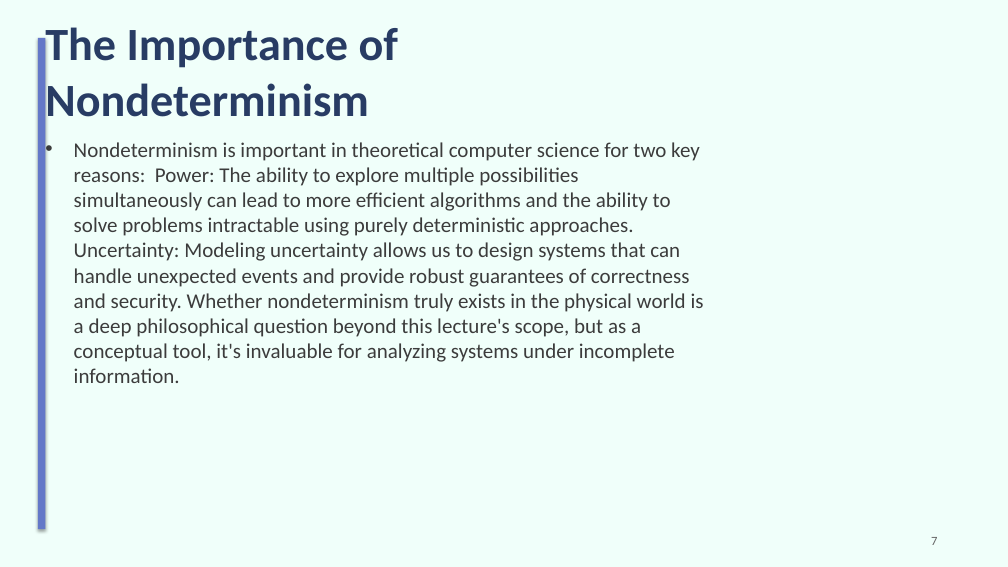
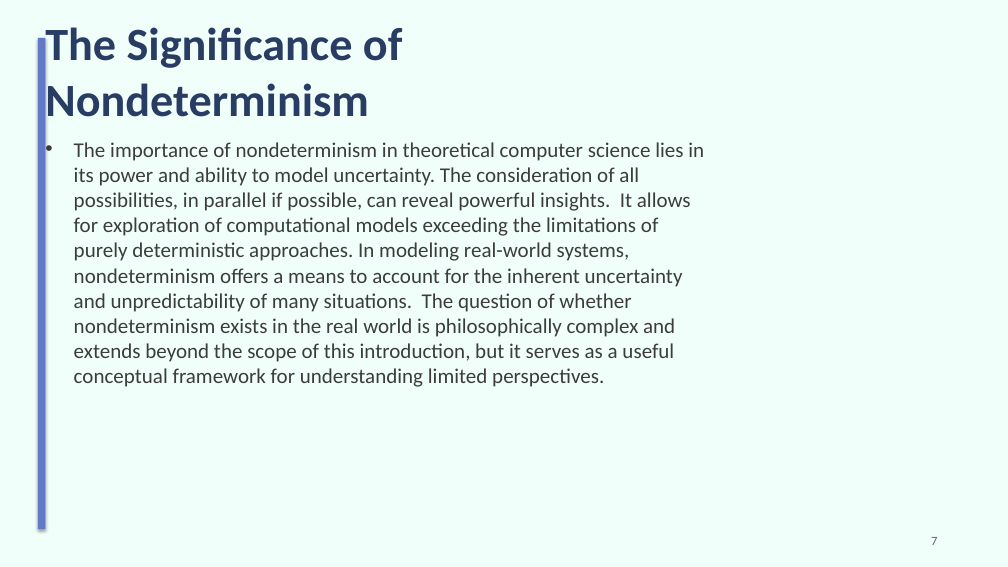
Before and after one commit to sanskarsri26/pdf-to-lecture, a slide deck: slide 7 of Styled_Slides.pptx. Drawn at 1008x567 pixels with LibreOffice and Linux fonts; fonts in the diff are those of the drawing. Boxes give left, top, right and bottom in pixels: in the first picture for what was removed or moved away, otherwise in the second. Text is boxed around its words. In the diff, an @@ line names an element or a change of style, - is before the commit and + after.

Commit message:
slide with styling

```diff
--- a/Styled_Slides.pptx
+++ b/Styled_Slides.pptx
@@ title at [45, 27, 402, 127]: text changed @@
-The Importance of Nondeterminism
+The Significance of Nondeterminism
@@ text at [74, 142, 704, 387]: text changed @@
-• Nondeterminism is important in theoretical computer science for two key reasons: Power: The ability to explore multiple possibilities simultaneously can lead to more efficient algorithms and the ability to solve problems intractable using purely deterministic approaches. Uncertainty: Modeling uncertainty allows us to design systems that can handle unexpected events and provide robust guarantees of correctness and security. Whether nondeterminism truly exists in the physical world is a deep philosophical question beyond this lecture's scope, but as a conceptual tool, it's invaluable for analyzing systems under incomplete information.
+• The importance of nondeterminism in theoretical computer science lies in its power and ability to model uncertainty. The consideration of all possibilities, in parallel if possible, can reveal powerful insights. It allows for exploration of computational models exceeding the limitations of purely deterministic approaches. In modeling real-world systems, nondeterminism offers a means to account for the inherent uncertainty and unpredictability of many situations. The question of whether nondeterminism exists in the real world is philosophically complex and extends beyond the scope of this introduction, but it serves as a useful conceptual framework for understanding limited perspectives.
```
Also in this commit, not shown: 8 other slides changed, 1 slide removed, 7 other files.
